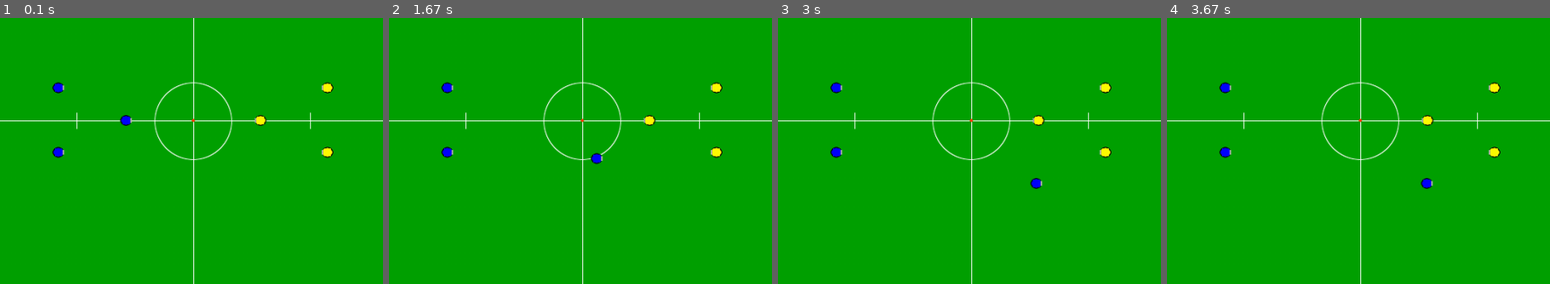
Above: before the commit, frames 1-4 (left to right).
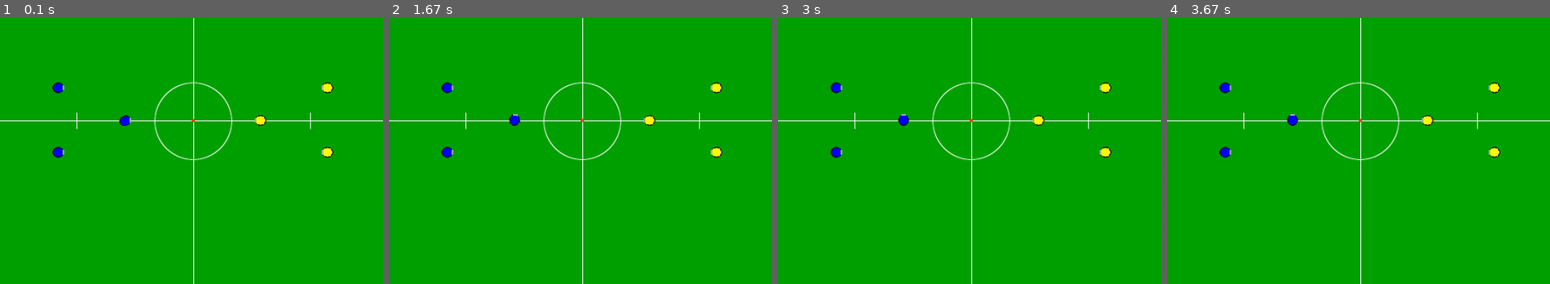
Above: after the commit, the same moments.

Repository: CalPolyRoboCup/robocup-ai
Game: pygame game, started from src/basic_skills/action_sequence.py
The game is run twice, just before and just after one commit, with the same random seed, the same clock (stepped at 60 frames per second) and the same inputs.
Inputs:
- Up to frame 1 (0.1 s): no input
- Up to frame 2 (1.67 s): no input
- Up to frame 3 (3 s): no input
- Up to frame 4 (3.67 s): no input
The pictures show only the part of the screen within x 25-75%, y 31-81%; the shares and areas given below are measured in that part.

The runs differ from the first frame. In frame 1, less than 0.1% of the frame differs, in the area x 30-35%, y 36-41%; in frame 2, 0.2%, in the area x 31-56%, y 36-56%; in frame 3, 0.2%; in frame 4, 0.2%.

Commit message:
rrt demo at robocup meeting Jan 12 2019

Diff:
--- a/src/basic_skills/move_to/move_to.py
+++ b/src/basic_skills/move_to/move_to.py
@@ -47,16 +47,19 @@
   def run(self):
     my_Robots = []
     for robot in self.game.blue_robots :
-        my_Robots.append( (robot.loc[0], robot.loc[1], 90 ) ) # actual radius 90
+        my_Robots.append( (robot.loc[0], robot.loc[1], 90 ) ) # ( X, Y, radius)
+
     for robot in self.game.yellow_robots :
         if (self.robot.loc[0] != robot.loc[0]) and (self.robot.loc[1] != robot.loc[1]) :
-            my_Robots.append( (robot.loc[0], robot.loc[1], 25 ) )
+            my_Robots.append( (robot.loc[0], robot.loc[1], 90 ) )
 
     rrt_strategy = rrt(
-            [self.robot.loc[0], self.robot.loc[1]],
-            self.target_loc,
-            my_Robots,
-            [0,10])
+            [self.robot.loc[0], self.robot.loc[1]], # start Point
+            [self.target_loc[0], self.target_loc[1]], # target Point
+            [self.game.ball.loc[0], self.game.ball.loc[1]], # ball Point
+            my_Robots, # obstacle list
+            [-6000, 6000], # X- randomization constraints, scale according to field dimensions
+            [-4500, 4500]) # Y- randomization constraints, scale according to field dimensions
     next_Point = rrt_strategy.computeSolutionPath()
     self.next_Point = np.array( next_Point, dtype = np.float64)
     self.target_loc = self.next_Point
--- a/src/basic_skills/rrt/rrt.py
+++ b/src/basic_skills/rrt/rrt.py
@@ -10,17 +10,21 @@
     def __init__(self,
             start_Point, # coordinates of start Point
             goal_Point, # coordinates of goal Point
+            ball_Point, # coordinates of ball Point
             obstacle_List, # List of obstacle ( x, y, radius )
-            randomization_Constraints, # List of min/max constraints for random Point Sampling
-            growth_Factor = 500, # Amount by which a new branch will grow towards Sample Point
-            goal_SampleRate = 10, # probability of sampling the Goal point
-            MAX_ITER = 15,
+            X_randomization_Constraints, # List of min/max constraints for random Point Sampling
+            Y_randomization_Constraints, # List of min/max constraints for random Point Sampling
+            growth_Factor = 180, # Amount by which a new branch will grow
+            goal_SampleRate = 5, # probability of sampling the Goal point
+            MAX_ITER = 50, # maximum num of script iterations
             ANIMATE = False) : # animation toggle
 
         self.start_Point = Point ( start_Point[0], start_Point[1] )
         self.goal_Point = Point ( goal_Point[0], goal_Point[1] )
-        self.min_Rand_Constraint = randomization_Constraints[0]
-        self.max_Rand_Constraint = randomization_Constraints[1]
+        self.ball_Point = Point ( ball_Point[0], ball_Point[1] )
+        self.X_Rand_Constraints = X_randomization_Constraints
+        self.Y_Rand_Constraints = Y_randomization_Constraints
+        # Hard coded attributes
         self.growth_Factor = growth_Factor
         self.goal_SampleRate = goal_SampleRate
         self.obstacle_List = obstacle_List
@@ -28,6 +32,7 @@
         self.ANIMATE = ANIMATE
 
     def computeSolutionPath(self) :
+        #print("********** NEW RRT")
         # point_List contains RRT points
         point_List = [self.start_Point]
         if self.ANIMATE : fig = plt.figure()
@@ -63,14 +68,15 @@
             if self.getGoalStatus(new_Point) : reached_Goal = True
             if reached_Goal : break
 
-        # traceFinalPath( Point list)
         # Animates RRT generation & solution path using Matplotlib
-        if self.ANIMATE : self.traceFinalPath(point_List)
+
         if skip_rrt or (len(point_List) == 1) :
+            #print("SKIP")
             return [ self.goal_Point.x , self.goal_Point.y ]
         else :
-            return [ point_List[1].x, point_List[1].y]
-        # self.solution_Path = traceFinalPath( point_List)
+            print("TRACE")
+            next_Point = self.traceFinalPath( point_List )
+            return [ next_Point.x, next_Point.y ]
 
     ######## METHODS
     def drawRRT(self, fig, sample_Point, point_List) :
@@ -95,15 +101,20 @@
         plt.pause( 0.01 )
 
     def traceFinalPath(self ,point_List) : # work in progress
-        solution_Points = [point_List[-1]]
-        # solution_Coordinate_Pairs = [ [point_List[-1].x, point_List[-1].y] ]
+        closest_Point_Index = self.getClosestPointIndex(point_List, self.goal_Point)
+        solution_Points = [point_List[closest_Point_Index]]
         for this_Point in solution_Points :
             if this_Point.preceding_Point_Index != None :
-                plt.plot( [ this_Point.x , point_List[this_Point.preceding_Point_Index].x ],
-                        [ this_Point.y , point_List[this_Point.preceding_Point_Index].y ], "-b" )
+                if self.ANIMATE :
+                    plt.plot(
+                            [ this_Point.x , point_List[this_Point.preceding_Point_Index].x ],
+                            [ this_Point.y , point_List[this_Point.preceding_Point_Index].y ],
+                            "-b"
+                            )
                 solution_Points.append( point_List[ this_Point.preceding_Point_Index])
 
-        plt.show()
+        if self.ANIMATE : plt.show()
+        return solution_Points[-1]
 
     def getGoalStatus(self, new_Point) :
         # Im still having problems with providing a solution that is as close as possible to goal
@@ -111,16 +122,16 @@
         dy = new_Point.y - self.goal_Point.y
         distance = math.sqrt ( dx**2 + dy**2 )
 
-        if distance <= self.growth_Factor :
-            print("True")
-            print("Start X :", self.start_Point.x)
-            print("Start Y :", self.start_Point.y)
-
-            print("X :", new_Point.x)
-            print("Y :", new_Point.y)
+        #if distance <= (self.growth_Factor):
+        if distance <= 90 :
+            #print("Start X :", self.start_Point.x)
+            #print("Start Y :", self.start_Point.y)
+
+            #print("X :", new_Point.x)
+            #print("Y :", new_Point.y)
             return True
         else :
-            print("NO GOAL")
+            #print("NO GOAL")
             return False
 
     def collisionDetected(self, new_Point, point_List, skip_rrt) :
@@ -132,6 +143,7 @@
             if distance_to_Obstacle <= 2*obstacle_Radius : # accounts for self radius & other robot
                 print("COLLISION")
                 return True
+        # WORK IN PROGRESS
         # then check for redundant point sampling
         #if skip_rrt == False :
         #    for point in point_List :
@@ -170,15 +182,14 @@
         if skip_rrt == False :
             if random.randint(0,100) > self.goal_SampleRate :
                 sample_Point = Point (
-                        random.uniform( self.min_Rand_Constraint, self.max_Rand_Constraint) ,
-                        random.uniform( self.min_Rand_Constraint, self.max_Rand_Constraint)
+                        random.uniform( self.X_Rand_Constraints[0], self.X_Rand_Constraints[1]) ,
+                        random.uniform( self.Y_Rand_Constraints[0], self.Y_Rand_Constraints[1])
                         )
-            else :
-                sample_Point = Point ( self.goal_Point.x , self.goal_Point.y) # Biased Point
-
-        else : sample_Point = Point ( self.goal_Point.x , self.goal_Point.y) # Biased Point
-        #print("SAMPLE X :", sample_Point.x)
-        #print("SAMPLE Y :", sample_Point.y)
+                return sample_Point
+
+        sample_Point = Point ( self.goal_Point.x , self.goal_Point.y) # Biased Point
+        # print("SAMPLE X :", sample_Point.x)
+        # print("SAMPLE Y :", sample_Point.y)
         return sample_Point
 
 class Point () :
